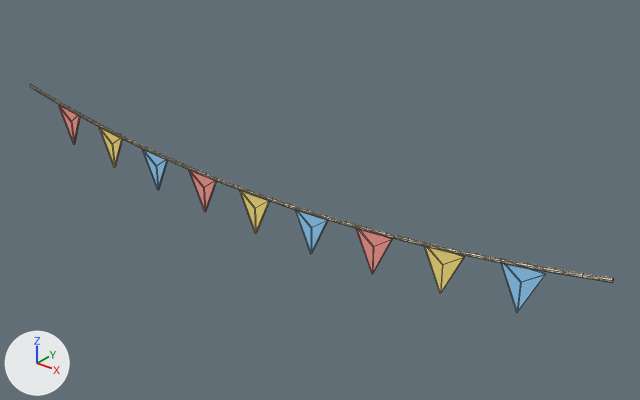
An edit to the OBJ model assets/meshes/Bunting.obj, drawn before and after from the same camera.
Before and after are seen from a 50 mm lens placed at (15.12, -16.03, 11.67), pointed at (1.42, 1.09, 1.06). Every picture has the same lights, and +X, +Y and +Z are marked at lower left. The older version comes first. Mesh edges are drawn as thin lines. Where no turn or scale is listed for an object, it has been applied to the vertices. Vertices at exactly the same position are counted once.

The scene before the commit, as lines of its bpy script (objects in view):
```python
me_pennanta = bpy.data.meshes.new('PennantA')
me_pennanta.from_pydata(...)  # 24 vertices, 36 faces; spans x -8.55..4.55, y -0.02..0.02, z 0.04..1.84
me_pennanta.materials.append(mat_pennanta)  # pink #ffa098
# before: 19 (4.0, -0.02, 0.96) at pixel (372, 246), 20 (4.0, -0.02, 0.16) at pixel (372, 274), 21 (4.55, -0.02, 1.36) at pixel (391, 239), 23 (3.45, -0.02, 1.36) at pixel (355, 226)
me_pennantb = bpy.data.meshes.new('PennantB')
me_pennantb.from_pydata(...)  # 24 vertices, 36 faces; spans x -6.55..6.55, y -0.02..0.02, z 0.0..1.56
me_pennantb.materials.append(mat_pennantb)  # yellow #ffe885
me_pennantc = bpy.data.meshes.new('PennantC')
me_pennantc.from_pydata(...)  # 24 vertices, 36 faces; spans x -4.55..8.55, y -0.02..0.02, z 0.04..1.84
me_pennantc.materials.append(mat_pennantc)  # blue #98d5ff
# before: 0 (-4.0, 0.02, 0.96) at pixel (156, 165), 1 (-3.45, 0.02, 1.36) at pixel (168, 158), 2 (-4.0, 0.02, 0.16) at pixel (158, 190), 6 (-4.55, 0.02, 1.36) at pixel (143, 149)
me_rope = bpy.data.meshes.new('Rope')
me_rope.from_pydata(...)  # 198 vertices, 384 faces; spans x -10.0..10.0, y 0.0, z 1.2..2.3
me_rope.materials.append(mat_rope)  # beige #eadbbd
ob_pennanta = bpy.data.objects.new('PennantA', me_pennanta)
ob_pennanta.location = (0.0, 0.0, 0.0)
ob_pennantb = bpy.data.objects.new('PennantB', me_pennantb)
ob_pennantb.location = (0.0, 0.0, 0.0)
ob_pennantc = bpy.data.objects.new('PennantC', me_pennantc)
ob_pennantc.location = (0.0, 0.0, 0.0)
ob_rope = bpy.data.objects.new('Rope', me_rope)
ob_rope.location = (0.0, 0.0, 0.0)
```
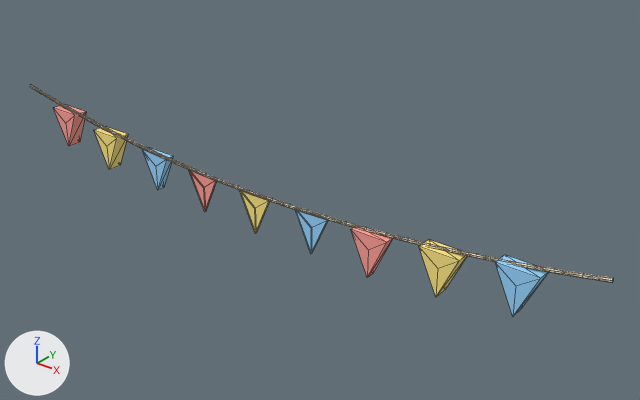
Boxes [x1, y1, x2, y2] around the edits, measured in the pictures (640 x 400 px; the box of a moved part takes in the faces that stretch with it):
'PennantC', reshaped
    before: [143, 149, 545, 312]
    after: [143, 147, 548, 316]
'PennantB', reshaped
    before: [99, 128, 464, 294]
    after: [94, 126, 467, 297]
'PennantA', reshaped
    before: [59, 106, 392, 274]
    after: [54, 105, 392, 278]
part 1 of me_pennanta, moved or reshaped
    before: [59, 106, 81, 144]
    after: [54, 105, 86, 146]
part 2 of me_pennanta, moved or reshaped
    before: [356, 228, 392, 274]
    after: [351, 227, 392, 278]
part 3 of me_pennanta, shading changed
    both: [59, 106, 392, 274]
part 4 of me_pennantb, moved or reshaped
    before: [99, 128, 122, 168]
    after: [94, 126, 128, 170]
part 5 of me_pennantb, moved or reshaped
    before: [424, 246, 464, 294]
    after: [419, 239, 467, 297]
part 6 of me_pennantb, shading changed
    both: [99, 128, 464, 294]
part 7 of me_pennantc, moved or reshaped
    before: [500, 258, 545, 312]
    after: [495, 255, 548, 316]
part 8 of me_pennantc, moved or reshaped
    before: [143, 149, 168, 190]
    after: [143, 147, 173, 190]
part 9 of me_pennantc, shading changed
    both: [143, 149, 545, 312]

Edits to the bpy script that builds the scene:
```text
Change me_pennanta:
    used by ob_pennanta; location = (0.0, 0.0, 0.0)
    remove me_pennanta.from_pydata(...)  # 24 vertices, 36 faces; spans x -8.55..4.55, y -0.02..0.02, z 0.04..1.84
    add me_pennanta.from_pydata(...)  # 24 vertices, 36 faces; spans x -8.55..4.55, y -0.22..0.22, z 0.04..1.84
    me_pennanta part 1: the loose piece of 8 vertices spanning x -8.55..-7.45, y -0.02..0.02, z 0.64..1.84 is scaled about its middle by (1, 11, 1)
    me_pennanta part 2
    add for i in [19, 20, 21, 23]: me_pennanta.vertices[i].co += Vector((0.0, -0.2, 0.0))
    me_pennanta part 3: all faces are now shaded flat (36 of 36 changed)
Change me_pennantb:
    used by ob_pennantb; location = (0.0, 0.0, 0.0)
    remove me_pennantb.from_pydata(...)  # 24 vertices, 36 faces; spans x -6.55..6.55, y -0.02..0.02, z 0.0..1.56
    add me_pennantb.from_pydata(...)  # 24 vertices, 36 faces; spans x -6.55..6.55, y -0.22..0.22, z 0.0..1.56
    me_pennantb part 4: the loose piece of 8 vertices spanning x -6.55..-5.45, y -0.02..0.02, z 0.36..1.56 is scaled about its middle by (1, 11, 1)
    me_pennantb part 5: the loose piece of 8 vertices spanning x 5.45..6.55, y -0.02..0.02, z 0.36..1.56 is scaled about its middle by (1, 11, 1)
    me_pennantb part 6: all faces are now shaded flat (36 of 36 changed)
Change me_pennantc:
    used by ob_pennantc; location = (0.0, 0.0, 0.0)
    remove me_pennantc.from_pydata(...)  # 24 vertices, 36 faces; spans x -4.55..8.55, y -0.02..0.02, z 0.04..1.84
    add me_pennantc.from_pydata(...)  # 24 vertices, 36 faces; spans x -4.55..8.55, y -0.22..0.22, z 0.04..1.84
    me_pennantc part 7: the loose piece of 8 vertices spanning x 7.45..8.55, y -0.02..0.02, z 0.64..1.84 is scaled about its middle by (1, 11, 1)
    me_pennantc part 8
    add for i in [0, 1, 2, 6]: me_pennantc.vertices[i].co += Vector((0.0, 0.2, 0.0))
    me_pennantc part 9: all faces are now shaded flat (36 of 36 changed)
```
